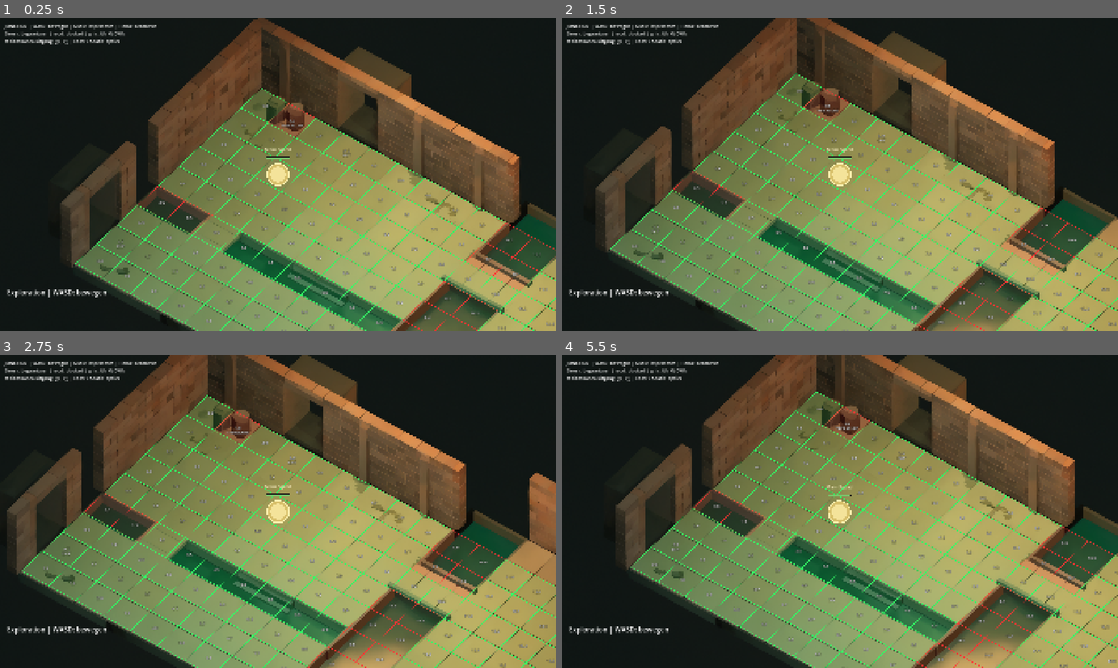
Above: before the commit, frames 1-4 (two rows, left to right).
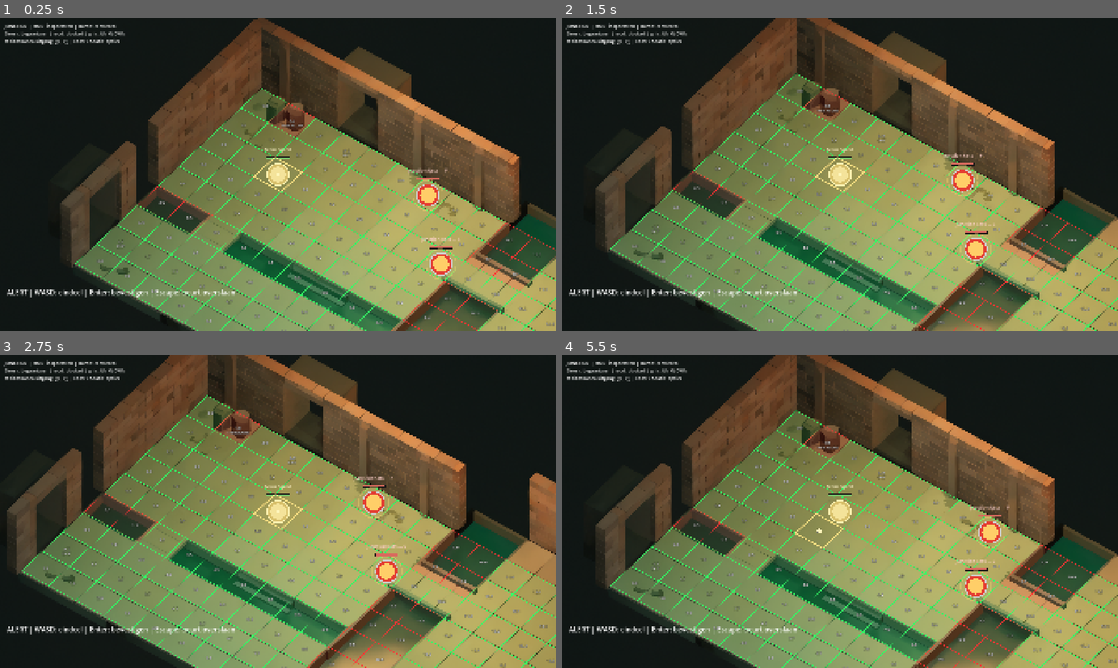
Above: after the commit, the same moments.

Repository: Kradoneem/TacticalRPG-Godot
Game: Godot game, scene res://scenes/exploration/sewer_junction_test.tscn
Two runs of this game, one before a commit and one after it. Both use one fixed random seed, a clock stepped at 60 frames per second and the inputs below. This scene is started directly instead of the project's main scene.
Inputs (mouse positions are in pixels of both pictures, inside the frame that each line leads up to):
- Up to frame 1 (0.25 s): no input
- Up to frame 2 (1.5 s): tap Enter (ui_accept) at 0.5, 0.77 s; move the mouse to (962, 158) at 0.52 s; hold D (move_right) 0.53-1.25 s; hold E (engage) 0.53-1.25 s; click (962, 158) at 0.67 s; drag from (728, 190) to (812, 237) at 1.27 s
- Up to frame 3 (2.75 s): tap Enter (ui_accept) at 2 s; move the mouse to (333, 442) at 2.02 s; hold D (move_right) from 2.03 s (still down); tap Space at 2.1 s
- Up to frame 4 (5.5 s): release D (move_right) at 2.75 s; drag from (812, 574) to (673, 464) at 2.77 s; tap Enter (ui_accept) at 3.5, 3.77, 5 s; move the mouse to (1006, 558) at 3.52 s; hold A (move_left) 3.53-4.25 s; tap 2 at 3.6 s; drag from (673, 464) to (756, 433) at 4.27 s; move the mouse to (867, 511) at 5.02 s; hold S (move_down) from 5.03 s (still down); tap 4 at 5.1 s; click (867, 511) at 5.17 s

The runs differ from the first frame. In frame 1, 1.5% of the frame differs, in the area x 1-83%, y 1-90%; in frame 2, 2.2%; in frame 3, 2.2%; in frame 4, 38%, in the area x 1-100%, y 0-100%.

Commit message:
feat: add independent static and patrol squads to junction

Diff:
--- a/scenes/exploration/sewer_junction_test.tscn
+++ b/scenes/exploration/sewer_junction_test.tscn
@@ -8,6 +8,7 @@
 
 [node name="SewerJunctionTest" type="Node2D" unique_id=991086871]
 script = ExtResource("1_map")
+patrol_enemy_enabled = true
 grid_size = Vector2i(17, 9)
 start_cell = Vector2i(2, 2)
 area_data = ExtResource("2_qptsj")
--- a/scripts/content/sewer_enemy_content.gd
+++ b/scripts/content/sewer_enemy_content.gd
@@ -2,12 +2,41 @@
 
 ## Explicit sewer enemy content.
 ## Factories create fresh gameplay objects only when room state is absent.
+## Junction test squads reuse the existing corridor rat stats.
 
 
 static func create_corridor_rat_squad() -> Squad:
-	var squad := Squad.new(
+	return _create_rat_squad(
 		"corridor_sewer_rats",
 		"Sewer Rats",
+		"corridor_sewer_rat"
+	)
+
+
+static func create_junction_static_rat_squad() -> Squad:
+	return _create_rat_squad(
+		"junction_static_rats",
+		"Junction Rats — STATIC",
+		"junction_static_rat"
+	)
+
+
+static func create_junction_patrol_rat_squad() -> Squad:
+	return _create_rat_squad(
+		"junction_patrol_rats",
+		"Junction Rats — PATROL",
+		"junction_patrol_rat"
+	)
+
+
+static func _create_rat_squad(
+	assigned_squad_id: String,
+	assigned_display_name: String,
+	unit_id_prefix: String
+) -> Squad:
+	var squad := Squad.new(
+		assigned_squad_id,
+		assigned_display_name,
 		Squad.AutonomyMode.ENEMY
 	)
 
@@ -15,7 +44,7 @@
 
 	for index in range(3):
 		var rat := Unit.new(
-			"corridor_sewer_rat_%d" % (index + 1),
+			"%s_%d" % [unit_id_prefix, index + 1],
 			"Sewer Rat %d" % (index + 1),
 			1,
 			22,
--- a/scripts/exploration/sewer_junction_test.gd
+++ b/scripts/exploration/sewer_junction_test.gd
@@ -1,16 +1,32 @@
 extends "res://scripts/exploration/exploration_map.gd"
 
-## Junction map content.
-## Projection and walkability come from area_data.
-## Only the maintenance connection is active in this milestone.
+## Junction content.
+## Shared runtime owns movement, alert turns and encounters.
+## Projection and walkability come from the assigned area_data.
+
+const SewerEnemyContent = preload(
+	"res://scripts/content/sewer_enemy_content.gd"
+)
 
 @export var maintenance_exit_cells: Array[Vector2i] = [
 	Vector2i(0, 7)
 ]
 
 ## First-visit fallback.
-## SceneManager restores the actual departure cell on return visits.
+## SceneManager restores actual departures on return visits.
 @export var maintenance_arrival_cell: Vector2i = Vector2i(3, 0)
+
+@export_group("Enemy test content")
+
+@export var static_enemy_enabled: bool = true
+@export var static_enemy_cell: Vector2i = Vector2i(8, 2)
+
+## Enable after the single STATIC test passes.
+@export var patrol_enemy_enabled: bool = false
+@export var patrol_cells: Array[Vector2i] = [
+	Vector2i(6, 0),
+	Vector2i(7, 0)
+]
 
 @onready var _background: Sprite2D = $Background
 @onready var _map_camera: Camera2D = $MapCamera
@@ -34,6 +50,41 @@
 			maintenance_arrival_cell
 		)
 	]
+
+
+func get_enemy_spawns() -> Array[TacticalEnemySpawn]:
+	var spawns: Array[TacticalEnemySpawn] = []
+
+	if static_enemy_enabled:
+		spawns.append(
+			TacticalEnemySpawn.new(
+				&"junction_static_rats",
+				static_enemy_cell,
+				SewerEnemyContent.create_junction_static_rat_squad
+			)
+		)
+
+	if patrol_enemy_enabled:
+		if patrol_cells.size() < 2:
+			push_error(
+				"Junction PATROL requires at least two cells."
+			)
+
+			# Let the existing runtime validator reject configuration.
+			# Do not silently convert an invalid patrol into STATIC.
+			spawns.append(null)
+			return spawns
+
+		spawns.append(
+			TacticalEnemySpawn.new(
+				&"junction_patrol_rats",
+				patrol_cells[0],
+				SewerEnemyContent.create_junction_patrol_rat_squad,
+				patrol_cells
+			)
+		)
+
+	return spawns
 
 
 func _ready() -> void:
@@ -69,8 +120,7 @@
 	)
 
 	_hint.text = (
-		"JUNCTION | WASD: bewegen"
-		+ " | MMB: inspecteren | Home: centreren"
+		"JUNCTION | MMB: inspecteren | Home: centreren"
 		+ "\nGroen: begaanbaar | rood: blocked | grijs: UNKNOWN"
 		+ "\nMaintenance-uitgang: "
 		+ str(maintenance_exit_cells)
